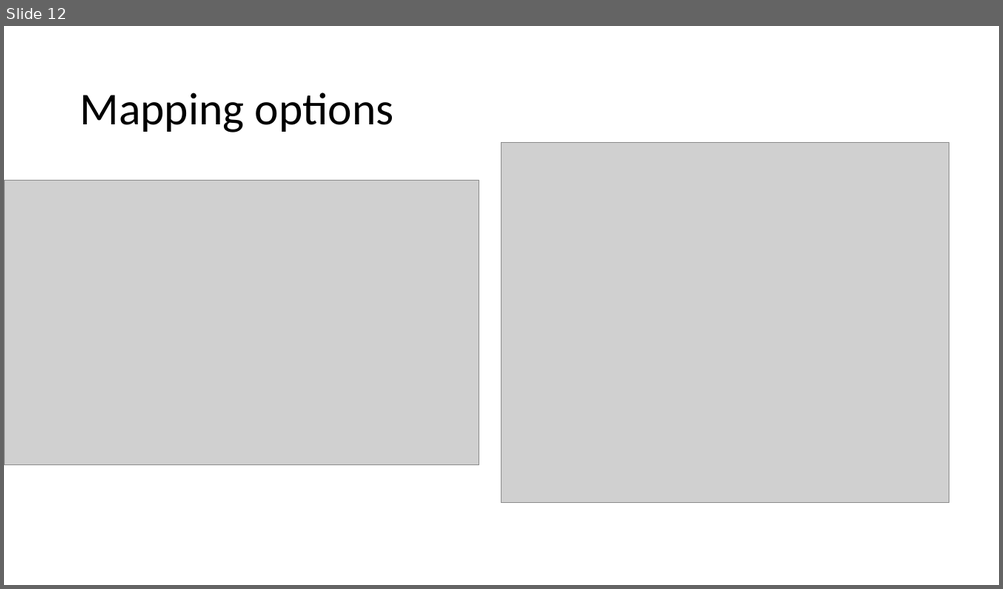
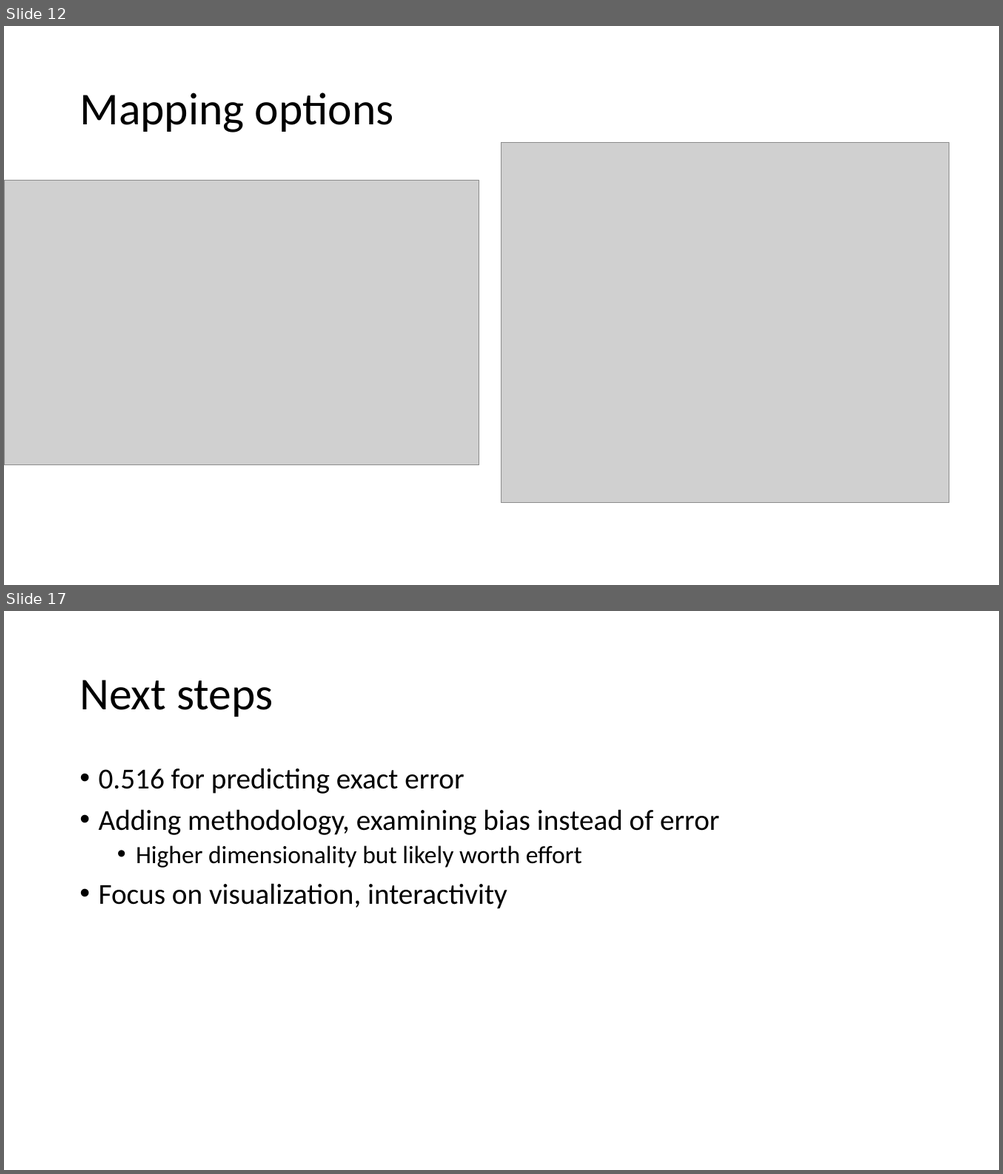
Before and after one commit to Hedgehog612/Capstone_Project_1, a slide deck: data_storytelling.pptx. Shown one above the other, each under a label of ours: slide 12 before the commit, slides 12 and 17 after it; the slides between them are not shown. The pictures are 1003x589 and 1003x1174 pixels, drawn with LibreOffice and Linux fonts; fonts in the diff are those of the drawing; grey boxes stand for pictures. Boxes give left, top, right and bottom in pixels: in the first picture for what was removed or moved away, otherwise in the second. Text is boxed around its words. In the diff, an @@ line names an element or a change of style, - is before the commit and + after.

```diff
--- a/data_storytelling.pptx
+++ b/data_storytelling.pptx
@@ slide 17 added at (4, 611, 999, 1170), background #FFFFFF @@
@@ title added at (79, 680, 273, 717), 44 pt, text #000000 @@
+Next steps
@@ text added at (99, 768, 719, 909), 28 pt, text #000000 @@
+• 0.516 for predicting exact error
+• Adding methodology, examining bias instead of error
+  • Higher dimensionality but likely worth effort
+• Focus on visualization, interactivity
```
Also in this commit, not shown: 4 other slides added.
